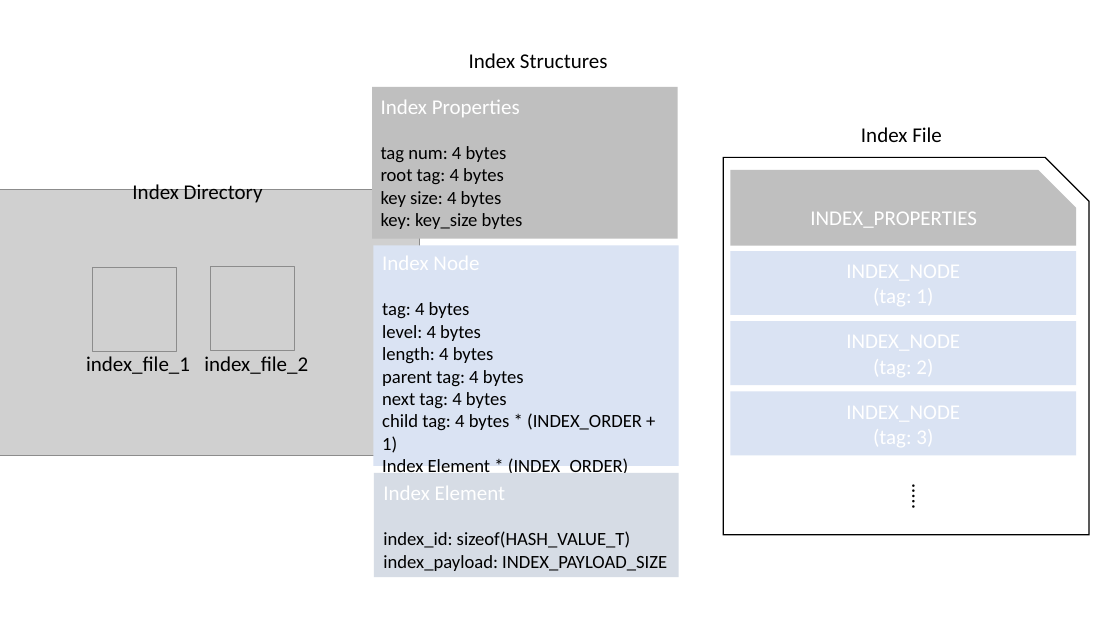
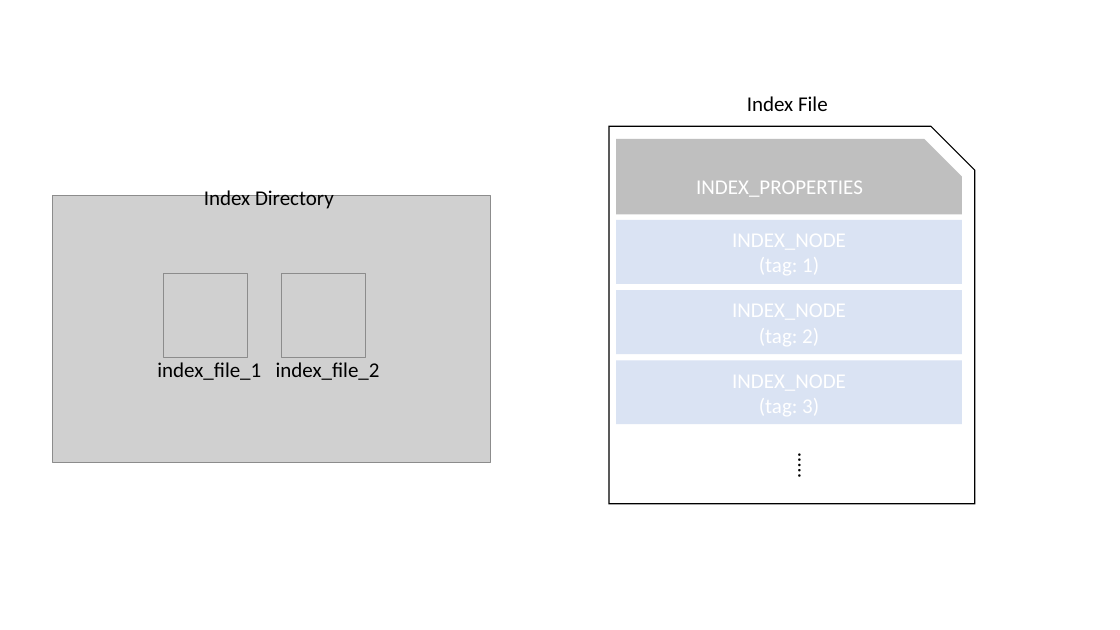
Before and after one commit to az801590/FacileDB, a slide deck: slide 3 of FacileDB.pptx. Drawn at 1120x630 pixels with LibreOffice and Linux fonts; fonts in the diff are those of the drawing; grey boxes stand for pictures. Boxes give left, top, right and bottom in pixels: in the first picture for what was removed or moved away, otherwise in the second. Text is boxed around its words. In the diff, an @@ line names an element or a change of style, - is before the commit and + after.

Commit message:
new api for query index key exists

```diff
--- a/FacileDB.pptx
+++ b/FacileDB.pptx
@@ text removed at <box>469,53,608,68</box> @@
-Index Structures
@@ snip rect removed at <box>372,87,678,239</box> @@
@@ text removed at <box>381,100,523,229</box> @@
-Index Properties
-tag num: 4 bytes
-root tag: 4 bytes
-key size: 4 bytes
-key: key_size bytes
@@ rectangle removed at <box>373,245,679,466</box> @@
@@ text removed at <box>382,302,642,473</box> @@
-Index Node
-tag: 4 bytes
-level: 4 bytes
-length: 4 bytes
-parent tag: 4 bytes
-next tag: 4 bytes
-child tag: 4 bytes * (INDEX_ORDER + 1)
-Index Element * (INDEX_ORDER)
@@ 3 pictures, 3 texts: place and size @@
-3 pictures, 3 texts at <box>0,181,419,456</box>
+3 pictures, 3 texts at <box>52,187,491,462</box>
@@ 3 rectangles, 2 texts, 1 snip rect, 1 snip round rect: place and size @@
-3 rectangles, 2 texts, 1 snip rect, 1 snip round rect at <box>723,127,1089,534</box>
+3 rectangles, 2 texts, 1 snip rect, 1 snip round rect at <box>609,96,975,503</box>
@@ rectangle removed at <box>374,473,679,577</box> @@
@@ text removed at <box>383,531,667,571</box> @@
-Index Element
-index_id: sizeof(HASH_VALUE_T)
-index_payload: INDEX_PAYLOAD_SIZE
```
Also in this commit, not shown: 7 slides added, 3 other files.
